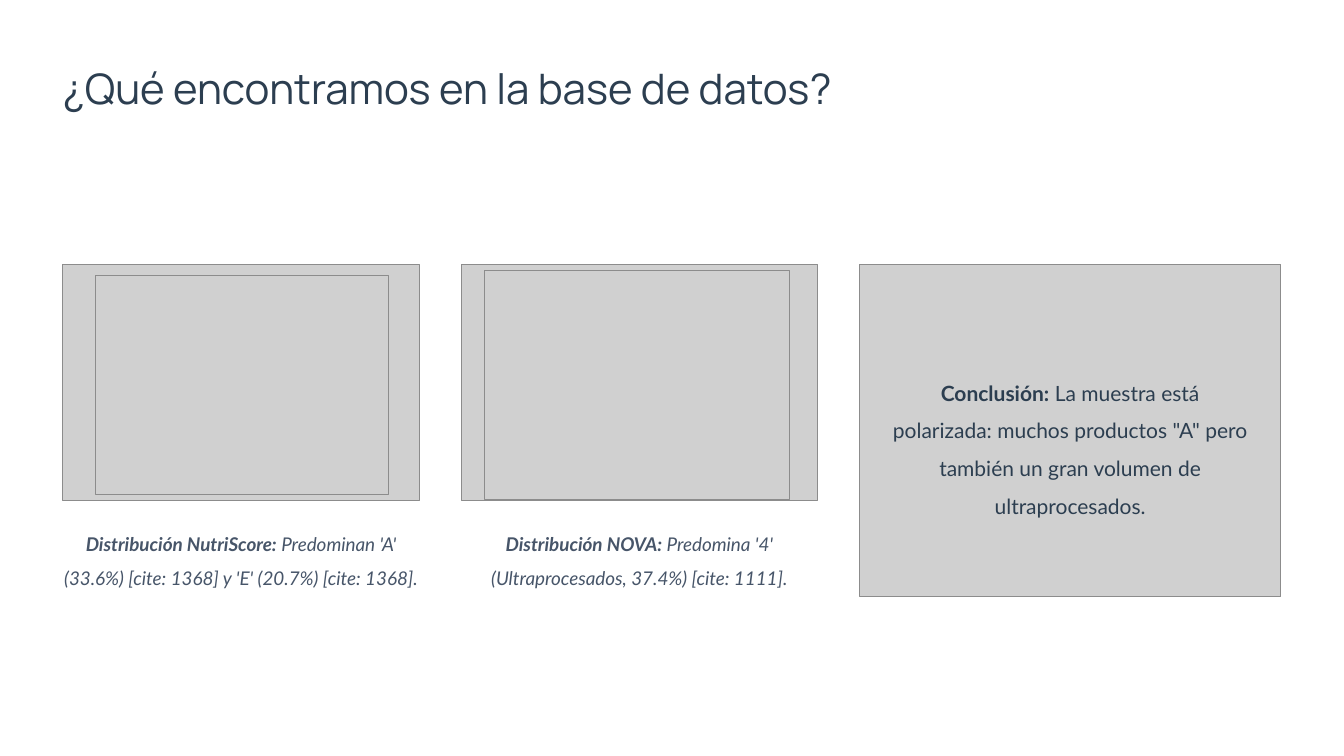
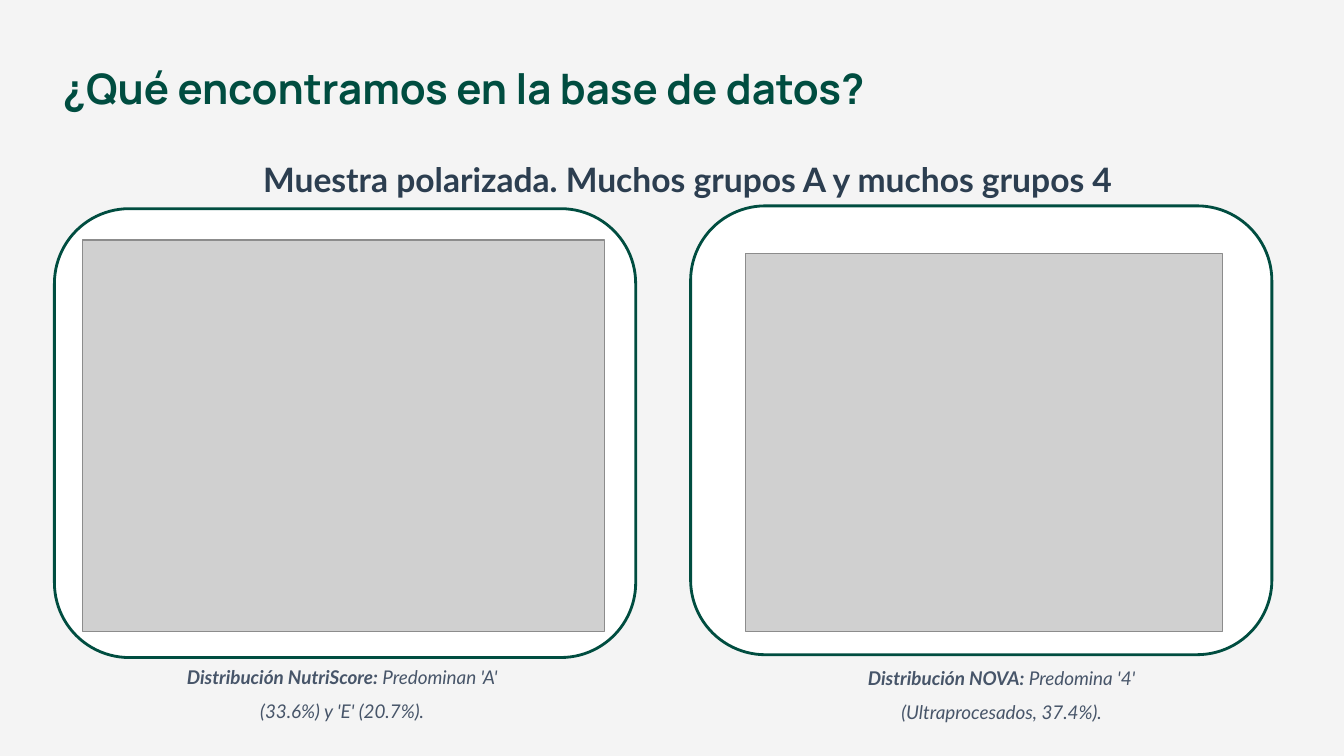
Before and after one commit to SergioMartinezRico/EDA_Nutriscore_NOVA, a slide deck: slide 6 of Análisis NutriScore vs NOVA.pptx. Drawn at 1344x756 pixels with LibreOffice and Linux fonts; fonts in the diff are those of the drawing; grey boxes stand for pictures. Boxes give left, top, right and bottom in pixels: in the first picture for what was removed or moved away, otherwise in the second. Text is boxed around its words. In the diff, an @@ line names an element or a change of style, - is before the commit and + after.

```diff
--- a/Análisis NutriScore vs NOVA.pptx
+++ b/Análisis NutriScore vs NOVA.pptx
@@ background #FFFFFF to #F4F4F4 @@
@@ text "¿Qué encontramos en la base ..." at box(63, 70, 864, 112): text colour #2C3E50 to #004D40, bold on @@
@@ text at box(263, 167, 1111, 198): text changed; size 15 to 24 pt; bold on @@
-Conclusión: La muestra está polarizada: muchos productos "A" pero también un gran volumen de ultraprocesados.
+Muestra polarizada. Muchos grupos A y muchos grupos 4
@@ rounded rectangle added at box(54, 209, 636, 657), fill #FFFFFF, outline #004D40 2 pt @@
@@ rounded rectangle added at box(691, 206, 1272, 654), fill #FFFFFF, outline #004D40 2 pt @@
@@ picture removed at box(63, 264, 418, 500) @@
@@ picture: place and size @@
-picture at box(96, 275, 388, 495)
+picture at box(83, 240, 605, 631)
@@ picture removed at box(462, 264, 818, 500) @@
@@ picture: place and size @@
-picture at box(485, 270, 789, 499)
+picture at box(746, 254, 1223, 632)
@@ picture removed at box(860, 264, 1281, 597) @@
@@ text at box(187, 670, 498, 721): text changed @@
-Distribución NutriScore: Predominan 'A' (33.6%) [cite: 1368] y 'E' (20.7%) [cite: 1368].
+Distribución NutriScore: Predominan 'A' (33.6%) y 'E' (20.7%).
@@ text at box(868, 671, 1135, 723): text changed @@
-Distribución NOVA: Predomina '4' (Ultraprocesados, 37.4%) [cite: 1111].
+Distribución NOVA: Predomina '4' (Ultraprocesados, 37.4%).
```
Also in this commit, not shown: 14 other slides changed, 3 slides added, 3 slides removed.
